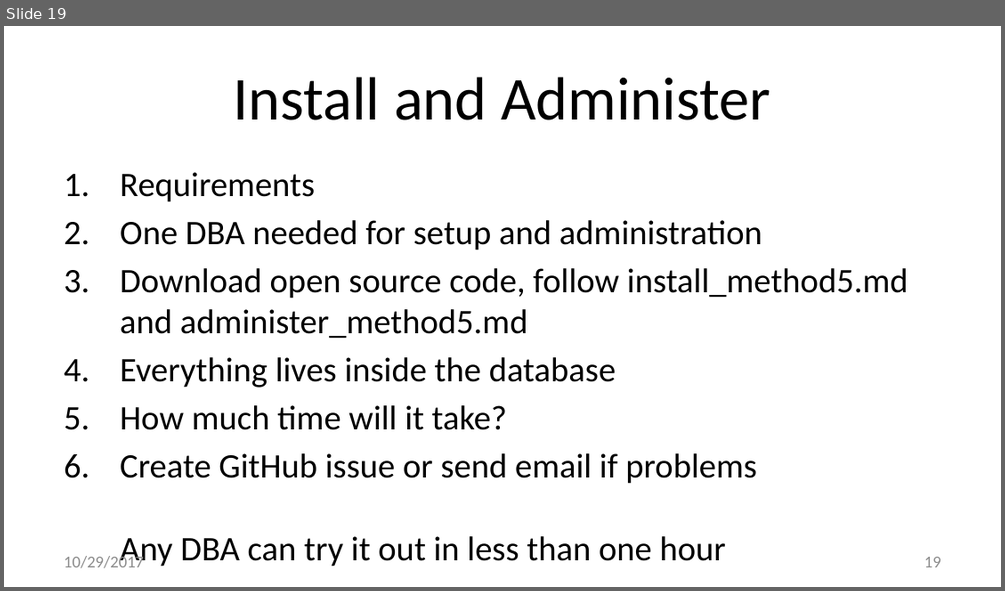
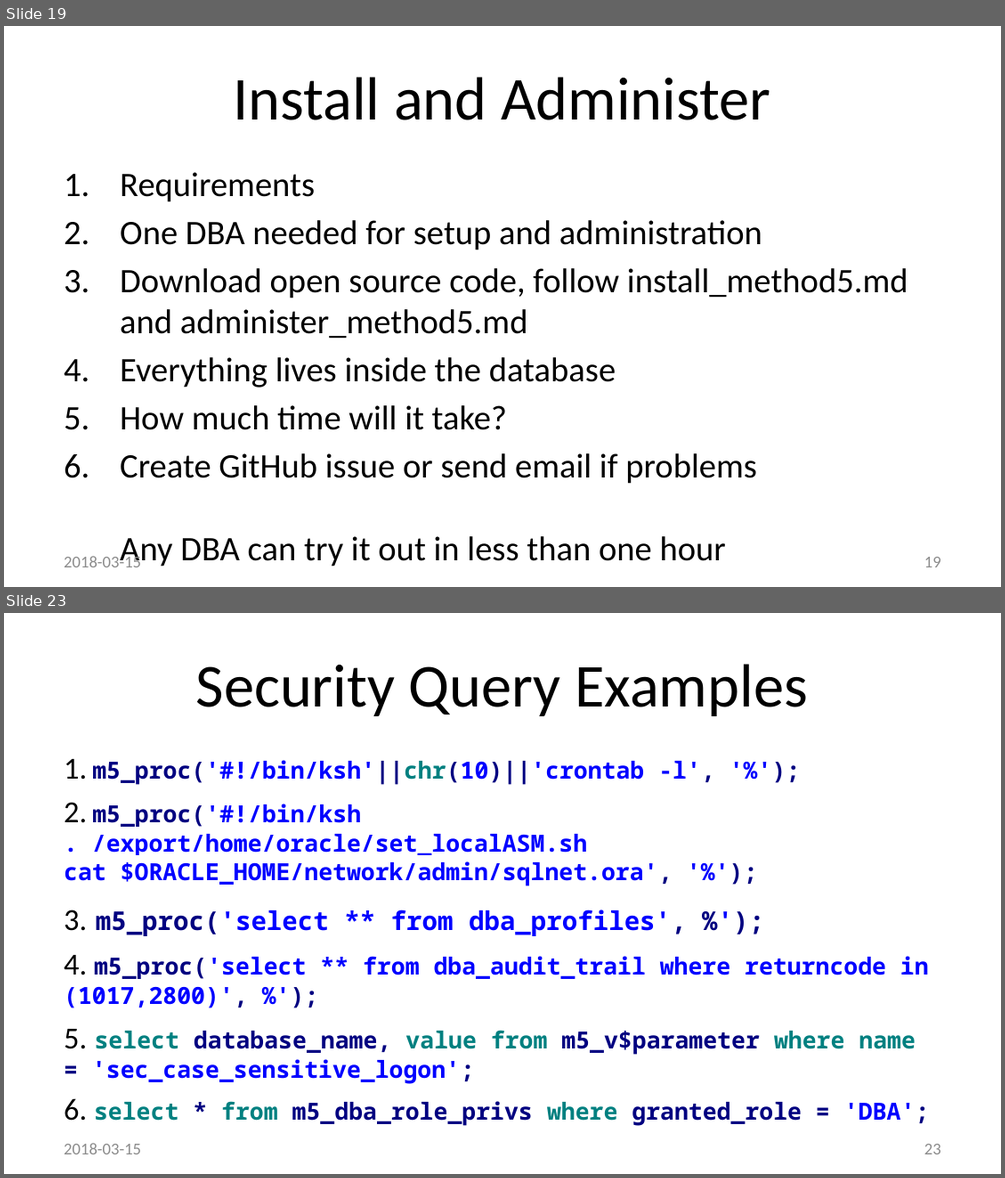
Before and after one commit to method5/method5.github.io, a slide deck: presentations/Method5.pptx. Shown one above the other, each under a label of ours: slide 19 before the commit, slides 19 and 23 after it; the slides between them are not shown. The pictures are 1005x591 and 1005x1178 pixels, drawn with LibreOffice and Linux fonts; fonts in the diff are those of the drawing; background and template pictures are left out. Boxes give left, top, right and bottom in pixels: in the first picture for what was removed or moved away, otherwise in the second. Text is boxed around its words. In the diff, an @@ line names an element or a change of style, - is before the commit and + after.

```diff
--- a/presentations/Method5.pptx
+++ b/presentations/Method5.pptx
@@ slide 23 added at bbox=[4, 613, 1001, 1174], background #FFFFFF @@
@@ title added at bbox=[196, 664, 808, 716], 44 pt, text #000000 @@
+Security Query Examples
@@ text added at bbox=[64, 759, 929, 1126], 17 pt, text #0000FF, bold @@
+1. m5_proc('#!/bin/ksh'||chr(10)||'crontab -l', '%');
+2. m5_proc('#!/bin/ksh
+. /export/home/oracle/set_localASM.sh
+cat $ORACLE_HOME/network/admin/sqlnet.ora', '%');
+3. m5_proc('select ** from dba_profiles', %');
+4. m5_proc('select ** from dba_audit_trail where returncode in (1017,2800)', %');
+5. select database_name, value from m5_v$parameter where name = 'sec_case_sensitive_logon';
+6. select * from m5_dba_role_privs where granted_role = 'DBA';
@@ text added at bbox=[64, 1143, 141, 1154], 12 pt, text #8C8C8C @@
+2018-03-15
@@ page number added at bbox=[924, 1143, 941, 1154], 12 pt, text #8C8C8C @@
+23
@@ slide 19 changed as well @@
@@ text at bbox=[64, 553, 141, 567]: text changed @@
-10/29/2017
+2018-03-15
```
Also in this commit, not shown: 20 other slides changed, 3 other slides added.
